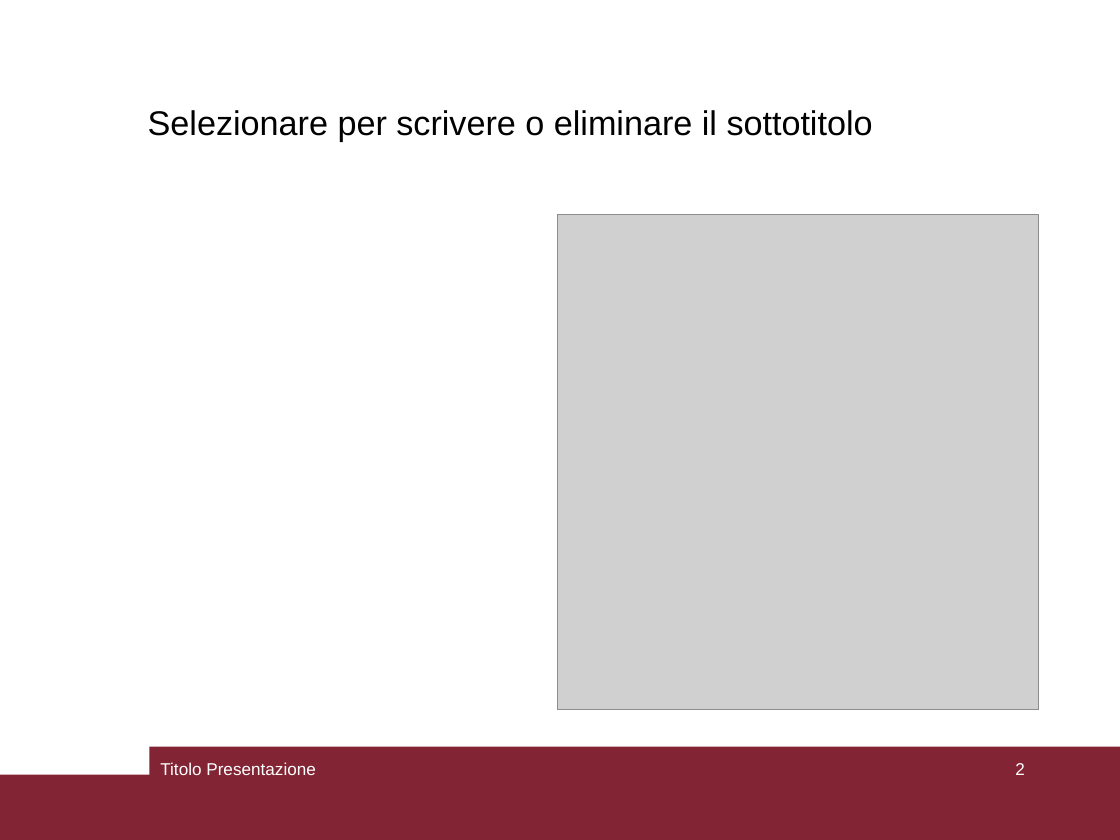
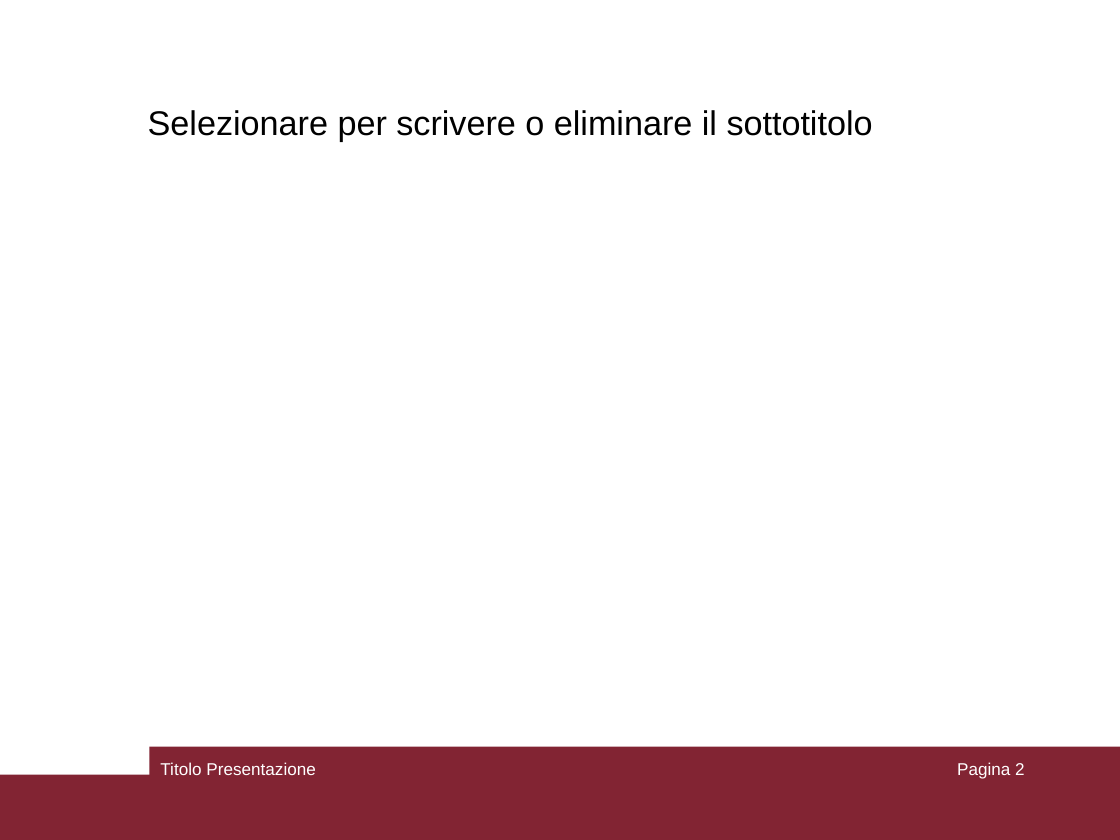
Before and after one commit to pierlucaanania/ResilienceEngineering4Minigrid_Africa, a slide deck: slide 2 of MSc Thesis/PresPptSapienza.ppt. Drawn at 1120x840 pixels with LibreOffice and Linux fonts; fonts in the diff are those of the drawing; grey boxes stand for pictures. Boxes give left, top, right and bottom in pixels: in the first picture for what was removed or moved away, otherwise in the second. Text is boxed around its words. In the diff, an @@ line names an element or a change of style, - is before the commit and + after.

```diff
--- a/MSc Thesis/PresPptSapienza.ppt
+++ b/MSc Thesis/PresPptSapienza.ppt
@@ picture removed at [558,215,1038,710] @@
@@ page number at [957,762,1025,779]: text changed @@
-2
+Pagina 2
```
Also in this commit, not shown: 2 other slides changed, 1 slide added, 1 slide removed, 1 other file.
